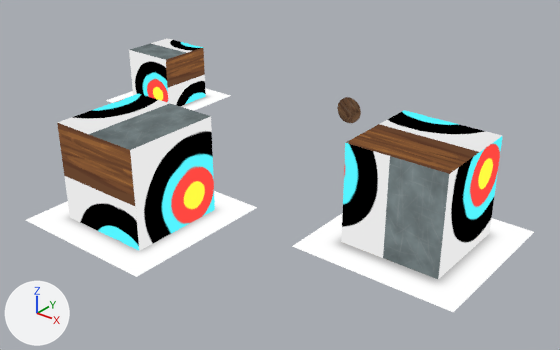
Before and after pictures for a commit that changed the glTF model public/models/environment.glb.
The view is the same before and after, from a 50 mm camera at (8.6, -13.12, 6.02) aimed at (0.58, -3.09, -0.19). Arrows for +X, +Y and +Z are at lower left; the lights stay in place. The older version comes first. Where no turn or scale is listed for an object, it has been applied to the vertices.

Script lines for the objects in view, before the commit:
```python
ob_box = bpy.data.objects.new('box', me_box)
ob_box.location = (0.0, -5.9, 0.0)
ob_box_001 = bpy.data.objects.new('box.001', me_box_001)
ob_box_001.location = (-3.57, -1.85, 0.0)
ob_box_002 = bpy.data.objects.new('box.002', me_box_002)
ob_box_002.location = (3.82, -3.82, 0.0)
ob_targetobject = bpy.data.objects.new('targetObject', me_targetobject)
ob_targetobject.location = (0.0, 0.0, 0.0)
```
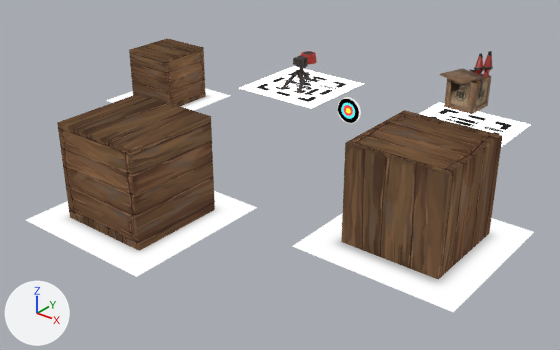
The change, as a diff of the scene's bpy script:
```diff
--- a/public/models/environment.glb.py
+++ b/public/models/environment.glb.py
@@ mat_arrow_target @@
 n5 = _N.new('ShaderNodeTexImage'); n5.name = 'Image Texture'
-n5.image = img_image_0
+n5.image = img_image_0_001
 _L.new(n1.outputs[0], n3.inputs[0])  # 'Is Camera Ray' to 'Factor'
@@ mat_material_001 @@
 n5 = _N.new('ShaderNodeTexImage'); n5.name = 'Image Texture'
-n5.image = img_image_0_001
+n5.image = img_image_0
 _L.new(n1.outputs[0], n3.inputs[0])  # 'Is Camera Ray' to 'Factor'
@@ mat_5_coin_floor @@
+mat_5_coin_floor = bpy.data.materials.new('5_coin_floor')
+# uses the picture img_5_coin_floor_no_shadow
@@ mat_lambert2 @@
+mat_lambert2 = bpy.data.materials.new('lambert2')
+# uses the picture img_image_0_003
+# uses the picture img_image_1
+# uses the picture img_image_2
@@ mat_15_coin_floor @@
+mat_15_coin_floor = bpy.data.materials.new('15_coin_floor')
+# uses the picture img_15_coin_floor_no_shadow2
@@ ob_5coinfloor @@
+ob_5coinfloor = bpy.data.objects.new('5CoinFloor', me_solid_113_low_sentrygun_0_002)  # 4 vertices, 2 faces; spans x -1.05..1.05, y -1.04..1.04, z 0.0
+ob_5coinfloor.location = (2.32, 0.63, 0.0)
@@ ob_ammo @@
+ob_ammo = bpy.data.objects.new('Ammo', me_defaultmaterial)  # 843 vertices, 1489 faces; spans x -0.495..0.351, y -0.511..0.425, z -0.317..0.815
+ob_ammo.location = (2.35, 0.68, 0.77)
@@ ob_15coinfloor @@
+ob_15coinfloor = bpy.data.objects.new('15CoinFloor', me_solid_113_low_sentrygun_0_001)  # 4 vertices, 2 faces; spans x -1.05..1.05, y -1.04..1.04, z 0.0
+ob_15coinfloor.location = (-1.75, 0.63, 0.0)
@@ ob_head @@
+ob_head = bpy.data.objects.new('Head', me_extruded_008_low_sentrygun_0)  # 1275 vertices, 2162 faces; spans x -0.191..0.193, y -0.225..0.456, z -0.082..0.138; in mat_sentrygun (picture img_image_0_002)
+ob_head.location = (-1.74, 0.59, 0.61)
@@ ob_neck @@
+ob_neck = bpy.data.objects.new('Neck', me_solid_311_low_sentrygun_0)  # 156 vertices, 259 faces; spans x -0.164..0.166, y -0.061..0.063, z -0.001..0.26; in mat_sentrygun (picture img_image_0_002)
+ob_neck.location = (-1.74, 0.59, 0.4)
@@ ob_legs @@
+ob_legs = bpy.data.objects.new('Legs', me_solid_113_low_sentrygun_0)  # 801 vertices, 1357 faces; spans x -0.279..0.307, y -0.454..0.508, z 0.0..0.409; in mat_sentrygun (picture img_image_0_002)
+ob_legs.location = (-1.75, 0.62, 0.0)
```

Location of each change, [x1, y1, x2, y2] in pixels of the pictures (560 x 350 px):
'box.002', surface changed: [338, 110, 503, 282] in both
'box', surface changed: [57, 94, 218, 254] in both
'box.001', surface changed: [108, 38, 209, 111] in both
'15CoinFloor', added: after [239, 66, 364, 109]
'Ammo', added (brown): after [440, 51, 493, 114]
'5CoinFloor', added: after [419, 102, 531, 147]
'targetObject', surface changed: [337, 97, 361, 123] in both
'Legs', added: after [281, 69, 318, 94]
'Head', added: after [293, 51, 317, 66]
'Neck', added: after [295, 60, 308, 70]
